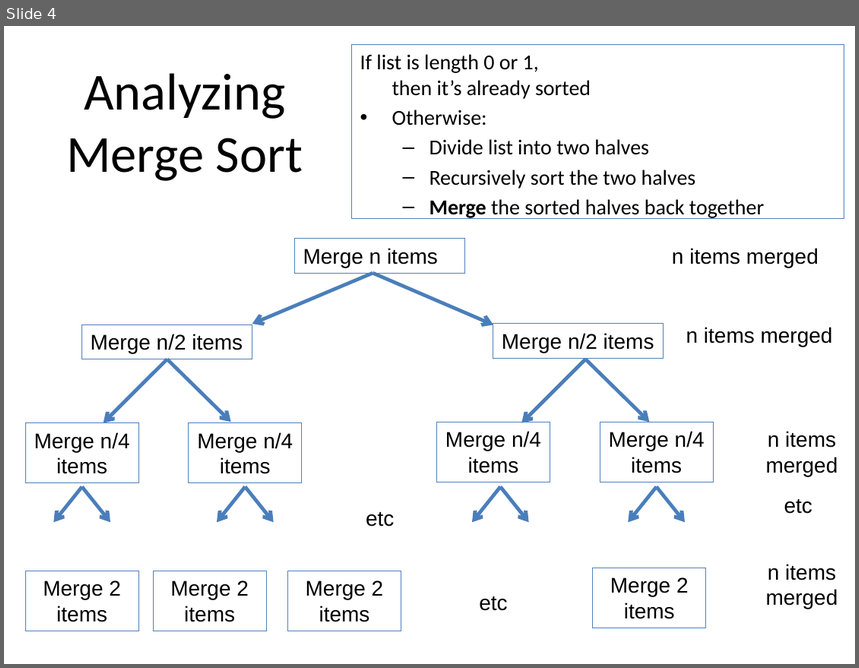
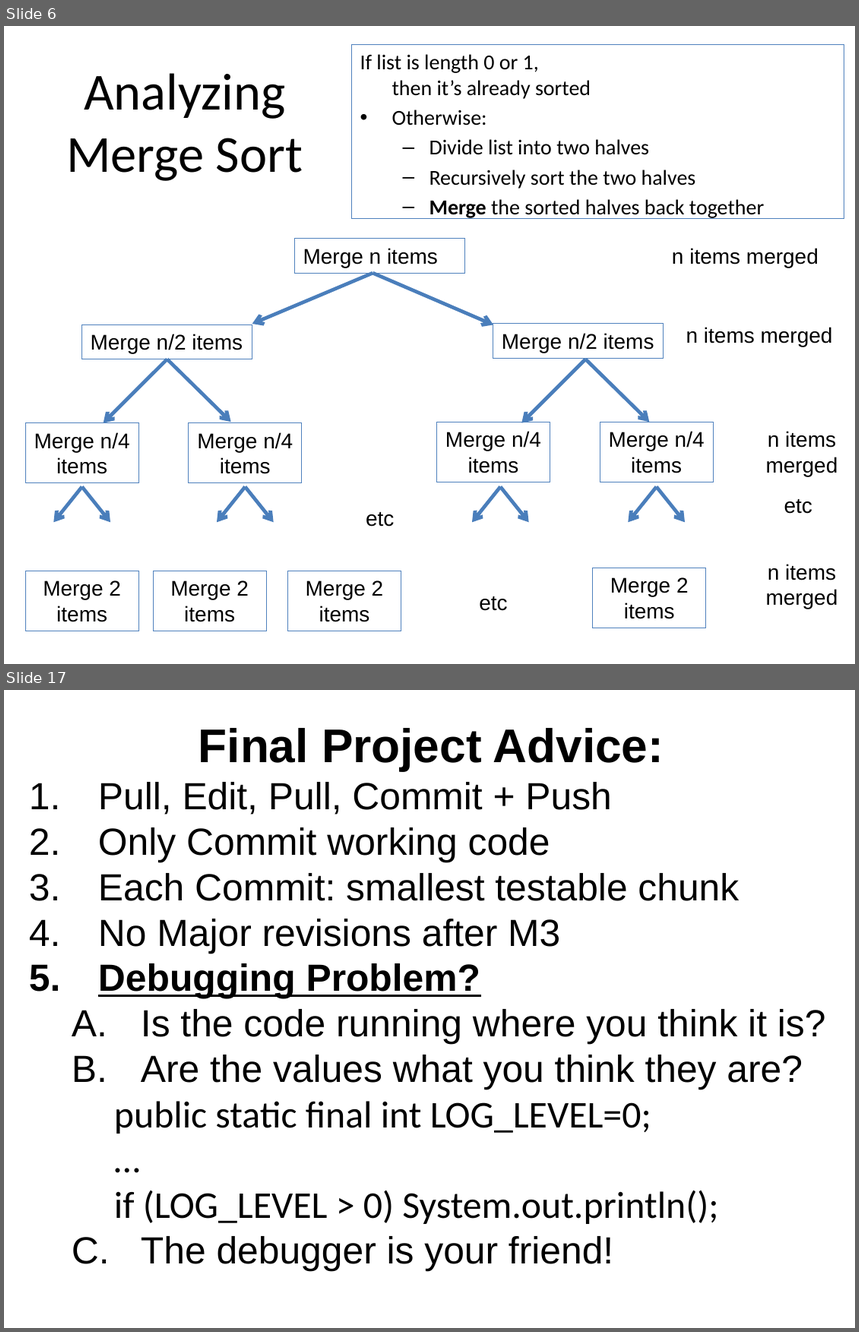
Before and after one commit to RHIT-CSSE/csse220, a slide deck: ClassMaterials/MergeSort/Slides/MergeSort.pptx. Shown one above the other, each under a label of ours: slide 4 before the commit, slides 6 and 17 after it; the slides between them are not shown. The pictures are 859x668 and 859x1332 pixels, drawn with LibreOffice and Linux fonts; fonts in the diff are those of the drawing. Boxes give left, top, right and bottom in pixels: in the first picture for what was removed or moved away, otherwise in the second. Text is boxed around its words. In the diff, an @@ line names an element or a change of style, - is before the commit and + after.

```diff
--- a/ClassMaterials/MergeSort/Slides/MergeSort.pptx
+++ b/ClassMaterials/MergeSort/Slides/MergeSort.pptx
@@ slide 17 added at [4,690,855,1328], background #FFFFFF @@
@@ text added at [98,728,826,1271], 32 pt, text #000000 @@
+Final Project Advice:
+1. Pull, Edit, Pull, Commit + Push
+2. Only Commit working code
+3. Each Commit: smallest testable chunk
+4. No Major revisions after M3
+5. Debugging Problem?
+  A. Is the code running where you think it is?
+  B. Are the values what you think they are?
+    public static final int LOG_LEVEL=0;
+    …
+    if (LOG_LEVEL > 0) System.out.println();
+  C. The debugger is your friend!
@@ what was slide 4 is now slide 6 @@
```
Also in this commit, not shown: 3 slides changed, 12 other slides added, 1 slide removed, 2 other files.
